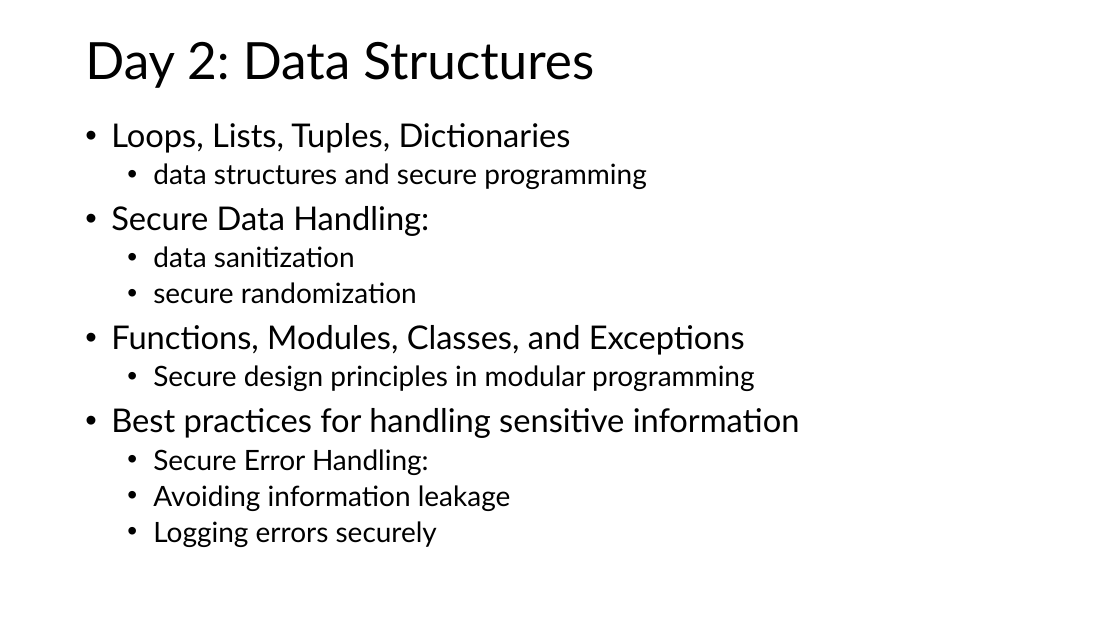
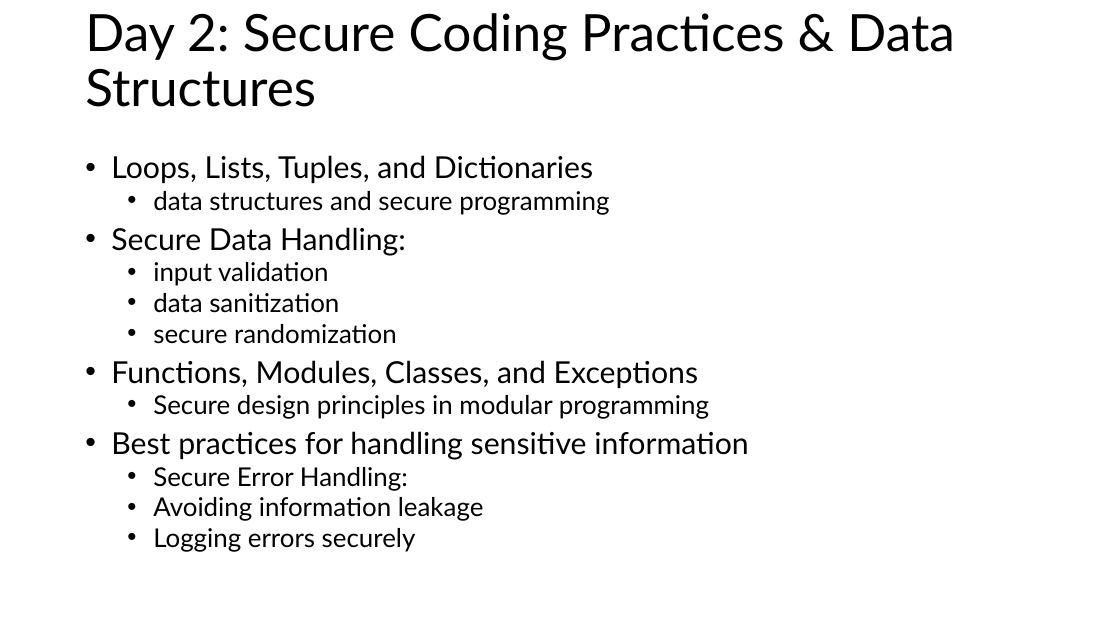
Before and after one commit to FSCJ-FacultyDev/SWC-Columbus-2025, a slide deck: slide 3 of Slides.pptx. Drawn at 1120x630 pixels with LibreOffice and Linux fonts; fonts in the diff are those of the drawing. Boxes give left, top, right and bottom in pixels: in the first picture for what was removed or moved away, otherwise in the second. Text is boxed around its words. In the diff, an @@ line names an element or a change of style, - is before the commit and + after.

```diff
--- a/Slides.pptx
+++ b/Slides.pptx
@@ title at (85,13,954,107): text changed @@
-Day 2: Data Structures
+Day 2: Secure Coding Practices & Data Structures
@@ text "Loops, Lists, Tuples, and Dictionaries": place and size @@
-text "Loops, Lists, Tuples, and Dictionaries" at (111,123,800,547)
+text "Loops, Lists, Tuples, and Dictionaries" at (111,155,748,552)
@@ text at (111,155,593,184): text changed; size 28 to 25.9 pt @@
-• Loops, Lists, Tuples, Dictionaries
+• Loops, Lists, Tuples, and Dictionaries
@@ text at (111,191,748,552): size 24 to 22.2 pt in "data structures and secure programming", "data sanitization", "secure randomization", "Secure design principles in modular programming" and 3 more places; size 28 to 25.9 pt in "Secure Data Handling:", "Functions, Modules, Classes, and Exceptions", "Best practices for handling sensitive information"; line spacing 0.9 to 0.8 @@
@@ text at (153,262,328,286): paragraph added @@
+  • input validation
```
Also in this commit, not shown: 1 other slide changed, 2 other files.
